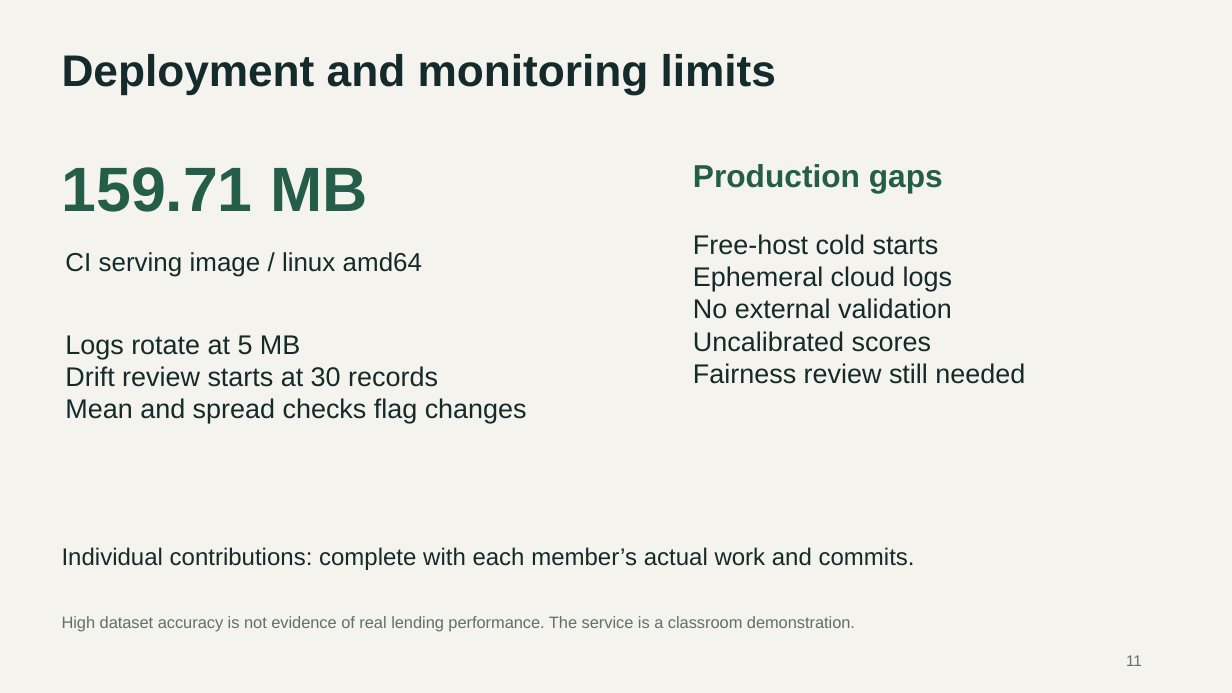
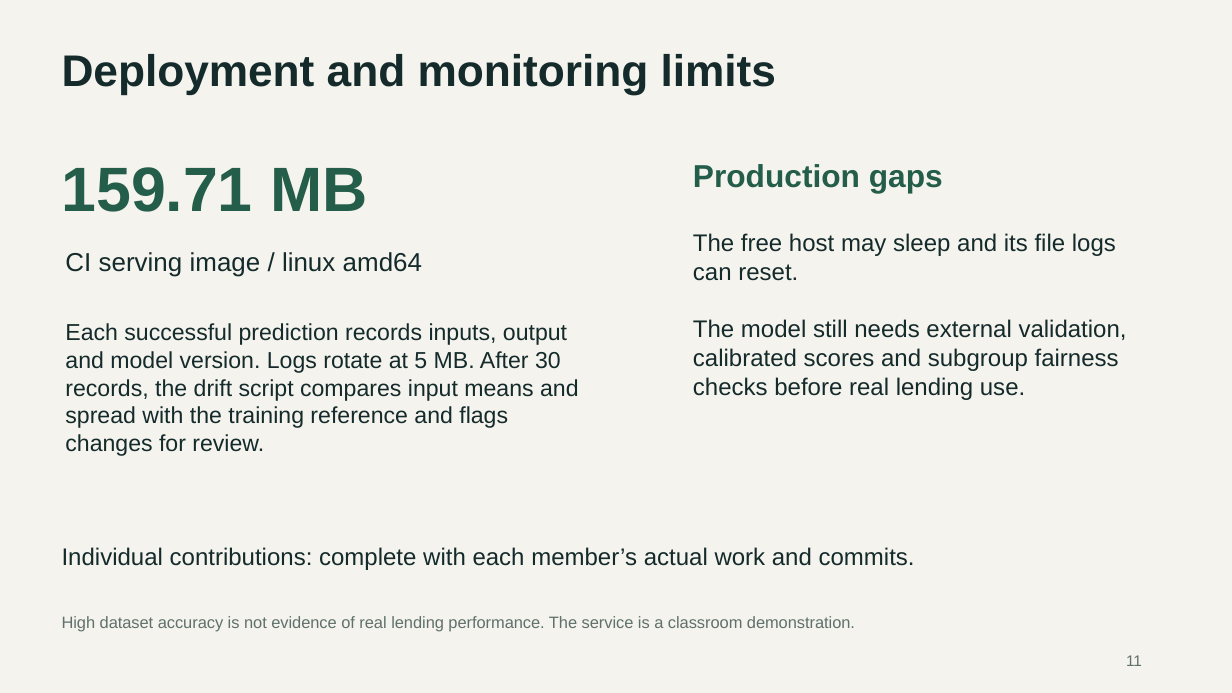
Before and after one commit to Puneet-gulia/loan-approval-mlops, a slide deck: slide 11 of docs/Loan_Approval_Presentation.pptx. Drawn at 1232x693 pixels with LibreOffice and Linux fonts; fonts in the diff are those of the drawing. Boxes give left, top, right and bottom in pixels: in the first picture for what was removed or moved away, otherwise in the second. Text is boxed around its words. In the diff, an @@ line names an element or a change of style, - is before the commit and + after.

```diff
--- a/docs/Loan_Approval_Presentation.pptx
+++ b/docs/Loan_Approval_Presentation.pptx
@@ text at bbox=[693, 233, 1127, 400]: text changed; size 21 to 18.8 pt @@
-Free-host cold starts
-Ephemeral cloud logs
-No external validation
-Uncalibrated scores
-Fairness review still needed
+The free host may sleep and its file logs can reset.
+The model still needs external validation, calibrated scores and subgroup fairness checks before real lending use.
@@ text at bbox=[65, 323, 579, 456]: text changed; size 21 to 18 pt @@
-Logs rotate at 5 MB
-Drift review starts at 30 records
-Mean and spread checks flag changes
+Each successful prediction records inputs, output and model version. Logs rotate at 5 MB. After 30 records, the drift script compares input means and spread with the training reference and flags changes for review.
```
Also in this commit, not shown: 11 other slides changed, 3 other files.
